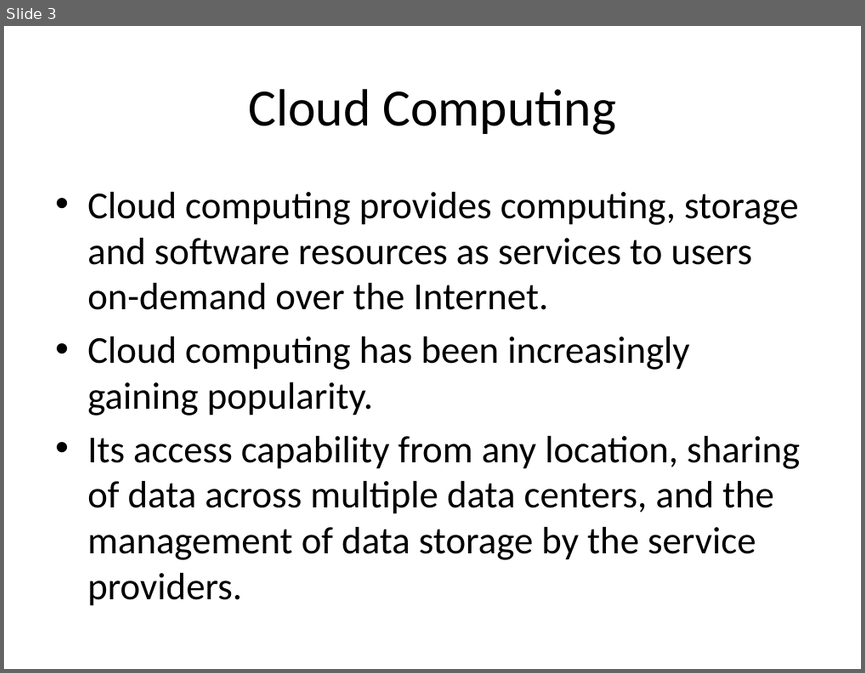
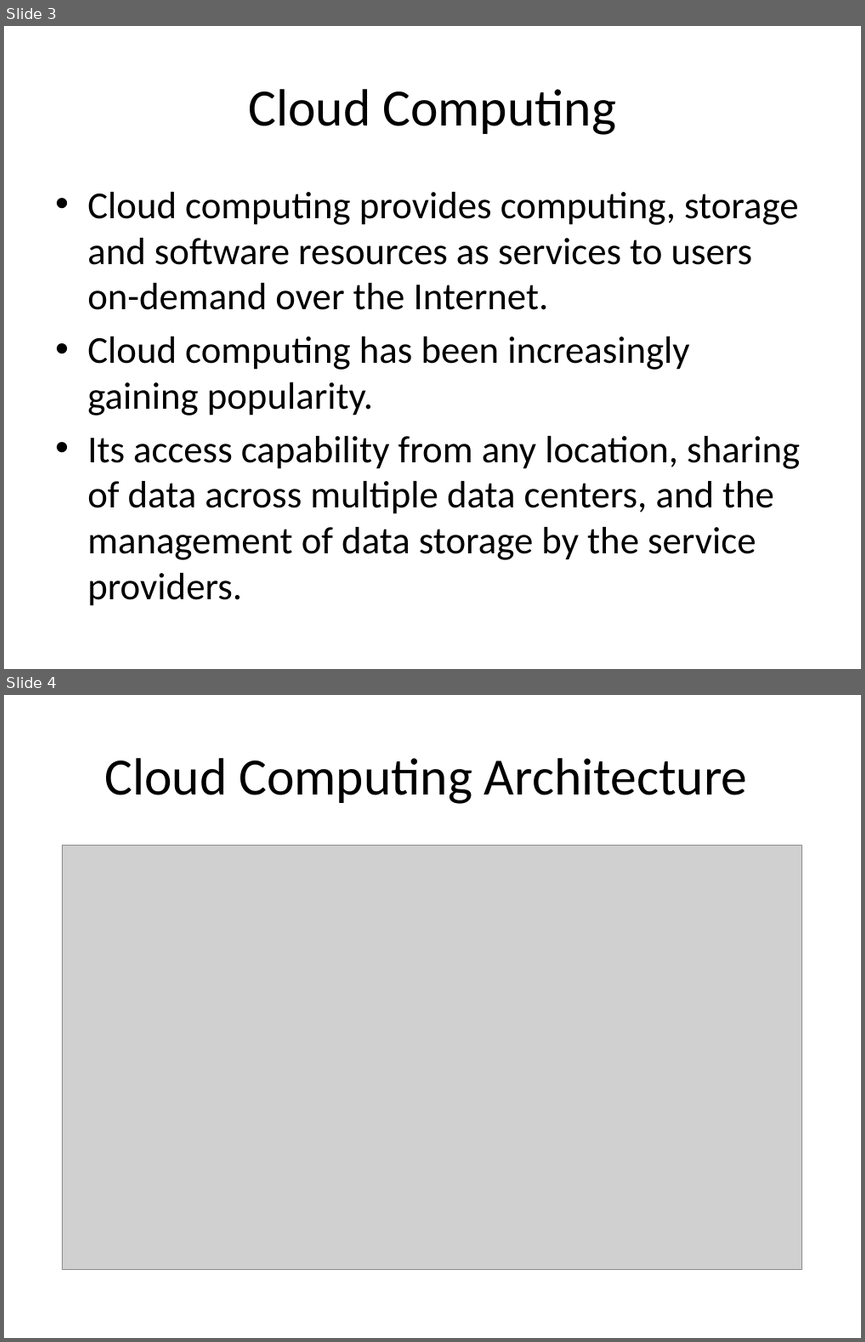
Before and after one commit to DistributedSystems-Fall2018-NEDUET/project-ds-project-group, a slide deck: Project Interim Submission/updatePrivate Cloud Setup with User Storage Management.pptx. Shown one above the other, each under a label of ours: slide 3 before the commit, slides 3 and 4 after it. The pictures are 865x673 and 865x1342 pixels, drawn with LibreOffice and Linux fonts; fonts in the diff are those of the drawing; grey boxes stand for pictures. Boxes give left, top, right and bottom in pixels: in the first picture for what was removed or moved away, otherwise in the second. Text is boxed around its words. In the diff, an @@ line names an element or a change of style, - is before the commit and + after.

Commit message:
updated

```diff
--- a/Project Interim Submission/updatePrivate Cloud Setup with User Storage Management.pptx
+++ b/Project Interim Submission/updatePrivate Cloud Setup with User Storage Management.pptx
@@ slide 4 added at [4, 695, 861, 1338], background #FFFFFF @@
@@ title added at [104, 758, 747, 804], 44 pt, text #000000 @@
+Cloud Computing Architecture
@@ picture added at [63, 845, 801, 1269] @@
```
